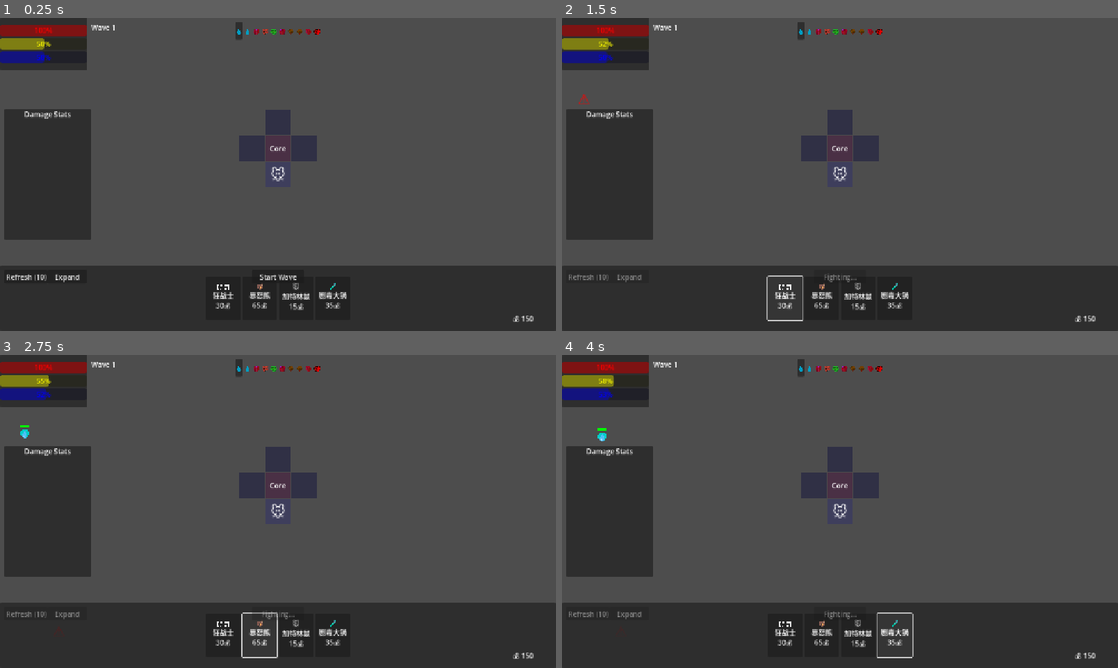
Above: before the commit, frames 1-4 (two rows, left to right).
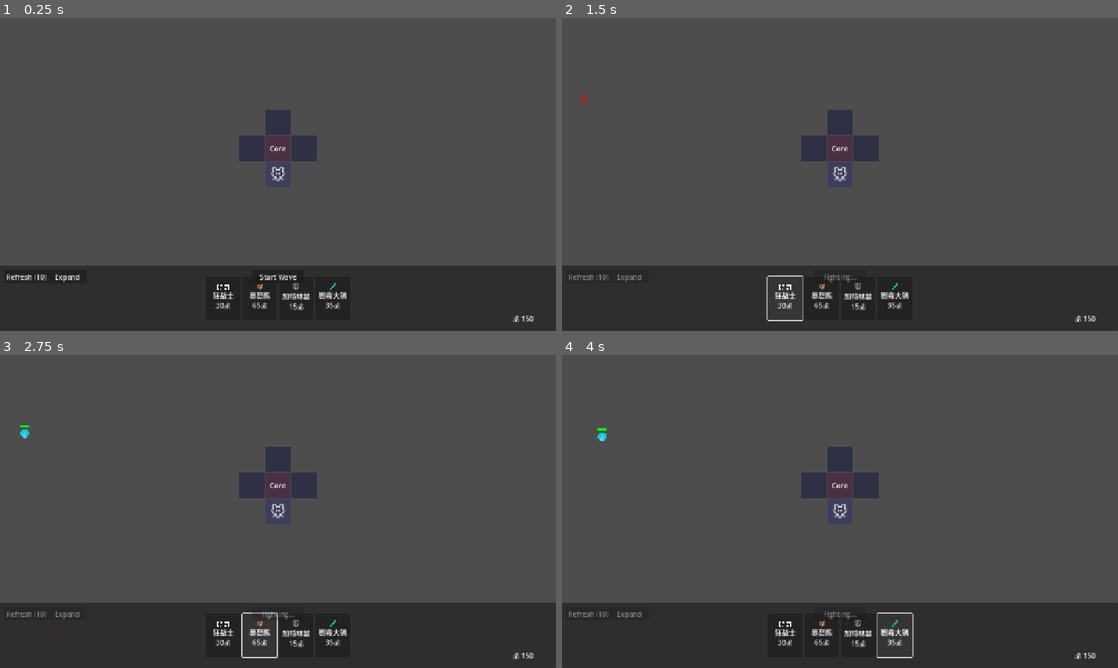
Above: after the commit, the same moments.

Repository: seekerzz/tower-html
Game: Godot game, scene res://src/Scenes/Game/MainGame.tscn
The game is run twice, just before and just after one commit, with the same random seed, the same clock (stepped at 60 frames per second) and the same inputs. The project has no main scene, so this scene is started directly.
Inputs:
- Up to frame 1 (0.25 s): no input
- Up to frame 2 (1.5 s): click "Start Wave" at 0.5 s; click "🗡️ 狂战士 30💰" at 1.25 s
- Up to frame 3 (2.75 s): click "🐻 暴怒熊 65💰" at 2 s
- Up to frame 4 (4 s): click "🐭 加特林鼠 15💰" at 2.75 s; click "🧪 剧毒大锅 35💰" at 3.5 s

The runs differ from the first frame. In frame 1, 9.3% of the frame differs, in the area x 0-58%, y 0-71%; in frame 2, 9.3%; in frame 3, 9.3%; in frame 4, 9.3%.

Commit message:
Implement resource consumption for attacks and skills, and add SkillBar UI.
- Modified GameManager to handle resource checks and consumption.
- Modified Unit.gd to support attack costs (Food/Mana), starvation states, and active skills.
- Modified CombatManager to enforce resource costs before attacks.
- Added SkillBar UI (SkillBar.tscn and SkillBar.gd) to trigger unit skills with Q/W/E/R hotkeys.
- Integrated SkillBar into MainGUI.

Diff:
--- a/src/Autoload/GameManager.gd
+++ b/src/Autoload/GameManager.gd
@@ -89,5 +89,23 @@
 	gold += amount
 	resource_changed.emit()
 
+func check_resource(type: String, amount: float) -> bool:
+	if type == "food":
+		return food >= amount
+	elif type == "mana":
+		return mana >= amount
+	return true
+
+func consume_resource(type: String, amount: float) -> bool:
+	if !check_resource(type, amount): return false
+
+	if type == "food":
+		food -= amount
+	elif type == "mana":
+		mana -= amount
+
+	resource_changed.emit()
+	return true
+
 func spawn_floating_text(pos: Vector2, value: String, color: Color):
 	ftext_spawn_requested.emit(pos, value, color)
--- a/src/Scenes/UI/MainGUI.tscn
+++ b/src/Scenes/UI/MainGUI.tscn
@@ -96,3 +96,5 @@
 grow_horizontal = 2
 text = "Damage Stats"
 horizontal_alignment = 1
+
+[node name="SkillBar" parent="." instance=ExtResource("res://src/Scenes/UI/SkillBar.tscn")]
--- /dev/null
+++ b/src/Scenes/UI/SkillBar.tscn
@@ -0,0 +1,34 @@
+[gd_scene load_steps=2 format=3 uid="uid://skillbarscene"]
+
+[ext_resource type="Script" path="res://src/Scripts/UI/SkillBar.gd" id="1_skillbar"]
+
+[node name="SkillBar" type="Control"]
+layout_mode = 3
+anchors_preset = 12
+anchor_top = 1.0
+anchor_right = 1.0
+anchor_bottom = 1.0
+offset_top = -80.0
+grow_horizontal = 2
+grow_vertical = 0
+mouse_filter = 2
+script = ExtResource("1_skillbar")
+
+[node name="PanelContainer" type="PanelContainer" parent="."]
+layout_mode = 1
+anchors_preset = 7
+anchor_left = 0.5
+anchor_top = 1.0
+anchor_right = 0.5
+anchor_bottom = 1.0
+offset_left = -150.0
+offset_top = -70.0
+offset_right = 150.0
+offset_bottom = -10.0
+grow_horizontal = 2
+grow_vertical = 0
+
+[node name="HBoxContainer" type="HBoxContainer" parent="PanelContainer"]
+layout_mode = 2
+theme_override_constants/separation = 10
+alignment = 1
--- a/src/Scripts/CombatManager.gd
+++ b/src/Scripts/CombatManager.gd
@@ -75,9 +75,35 @@
 func process_unit_combat(unit, tile, delta):
 	if unit.cooldown > 0: return
 
+	# Resource Check
+	var can_afford = true
+
+	if unit.attack_cost_food > 0:
+		if !GameManager.check_resource("food", unit.attack_cost_food):
+			unit.is_starving = true
+			# print("Unit %s is starving (Cost: %s, Food: %s)" % [unit.name, unit.attack_cost_food, GameManager.food])
+			can_afford = false
+		else:
+			unit.is_starving = false
+
+	if unit.attack_cost_mana > 0:
+		if !GameManager.check_resource("mana", unit.attack_cost_mana):
+			unit.is_no_mana = true
+			can_afford = false
+		else:
+			unit.is_no_mana = false
+
+	if !can_afford: return
+
 	# Find target
 	var target = find_nearest_enemy(tile.global_position, unit.range_val)
 	if target:
+		# Consume Resources
+		if unit.attack_cost_food > 0:
+			GameManager.consume_resource("food", unit.attack_cost_food)
+		if unit.attack_cost_mana > 0:
+			GameManager.consume_resource("mana", unit.attack_cost_mana)
+
 		# Attack
 		unit.cooldown = unit.atk_speed
 
--- /dev/null
+++ b/src/Scripts/UI/SkillBar.gd
@@ -0,0 +1,91 @@
+extends Control
+
+@onready var container = $PanelContainer/HBoxContainer
+
+var skill_units = []
+
+func _ready():
+	# Wait for grid to be ready
+	await get_tree().create_timer(0.1).timeout
+	refresh_skills()
+	GameManager.unit_purchased.connect(func(_u): refresh_skills())
+	GameManager.unit_sold.connect(func(_u): refresh_skills())
+
+func refresh_skills():
+	# Clear existing
+	for child in container.get_children():
+		child.queue_free()
+	skill_units.clear()
+
+	if !GameManager.grid_manager: return
+
+	# Scan grid for units with skills
+	var units_with_skills = []
+	for key in GameManager.grid_manager.tiles:
+		var tile = GameManager.grid_manager.tiles[key]
+		if tile.unit and tile.unit.unit_data.has("skill"):
+			units_with_skills.append(tile.unit)
+
+	# Create buttons
+	var hotkeys = ["Q", "W", "E", "R"]
+	for i in range(min(units_with_skills.size(), 4)):
+		var unit = units_with_skills[i]
+		skill_units.append(unit)
+
+		var btn = Button.new()
+		btn.custom_minimum_size = Vector2(60, 60)
+		btn.text = "%s\n%s" % [unit.unit_data.skill.capitalize(), hotkeys[i]]
+		btn.pressed.connect(func(): _on_skill_btn_pressed(unit))
+
+		# Cooldown overlay (using ProgressBar)
+		var cd_bar = TextureProgressBar.new()
+		cd_bar.name = "CD"
+		cd_bar.fill_mode = TextureProgressBar.FILL_CLOCKWISE
+		cd_bar.value = 0
+		cd_bar.max_value = 100
+		cd_bar.step = 0.1
+		cd_bar.modulate = Color(0, 0, 0, 0.5)
+		cd_bar.set_anchors_and_offsets_preset(Control.PRESET_FULL_RECT)
+		# We need a texture for the progress bar to show up
+		var placeholder = PlaceholderTexture2D.new()
+		placeholder.size = Vector2(1,1)
+		cd_bar.texture_progress = placeholder
+
+		btn.add_child(cd_bar)
+		container.add_child(btn)
+
+func _process(_delta):
+	for i in range(skill_units.size()):
+		var unit = skill_units[i]
+		var btn = container.get_child(i)
+		var cd_bar = btn.get_node("CD")
+
+		# Update CD visual
+		if unit.skill_cooldown > 0:
+			var max_cd = unit.unit_data.get("skillCd", 10.0)
+			cd_bar.value = (unit.skill_cooldown / max_cd) * 100
+			btn.disabled = true
+		else:
+			cd_bar.value = 0
+			btn.disabled = false
+
+		# Update Mana visual (disable if no mana)
+		if GameManager.mana < unit.skill_mana_cost:
+			btn.modulate = Color(0.5, 0.5, 0.5)
+		else:
+			btn.modulate = Color.WHITE
+
+func _unhandled_input(event):
+	if event is InputEventKey and event.pressed and !event.echo:
+		var index = -1
+		match event.keycode:
+			KEY_Q: index = 0
+			KEY_W: index = 1
+			KEY_E: index = 2
+			KEY_R: index = 3
+
+		if index != -1 and index < skill_units.size():
+			_on_skill_btn_pressed(skill_units[index])
+
+func _on_skill_btn_pressed(unit):
+	unit.activate_skill()
--- a/src/Scripts/Unit.gd
+++ b/src/Scripts/Unit.gd
@@ -13,6 +13,12 @@
 var damage: float
 var range_val: float
 var atk_speed: float
+var attack_cost_food: float = 0.0
+var attack_cost_mana: float = 0.0
+var skill_mana_cost: float = 30.0
+
+var is_starving: bool = false
+var is_no_mana: bool = false
 
 # Grid / Drag logic
 var grid_pos: Vector2i = Vector2i.ZERO
@@ -30,7 +36,45 @@
 	range_val = unit_data.range
 	atk_speed = unit_data.atk_speed if "atk_speed" in unit_data else unit_data.atkSpeed
 
+	attack_cost_food = unit_data.get("foodCost", 1.0) # Default food cost to 1.0 if not specified to ensure test works or real gameplay consumes food
+	attack_cost_mana = unit_data.get("manaCost", 0.0)
+	skill_mana_cost = unit_data.get("skillCost", 30.0)
+
 	update_visuals()
+
+func activate_skill():
+	if !unit_data.has("skill"): return
+
+	if skill_cooldown > 0:
+		return
+
+	if GameManager.consume_resource("mana", skill_mana_cost):
+		is_no_mana = false
+		skill_cooldown = unit_data.get("skillCd", 10.0)
+
+		# Trigger skill effect
+		var skill_name = unit_data.skill
+		GameManager.spawn_floating_text(global_position, skill_name.capitalize() + "!", Color.CYAN)
+
+		match skill_name:
+			"rage":
+				# Simple effect: temporary visual or logic handled elsewhere
+				pass
+			"stun":
+				pass
+			"firestorm":
+				pass
+			_:
+				pass
+
+		# Visual feedback
+		var tween = create_tween()
+		tween.tween_property($ColorRect, "scale", Vector2(1.2, 1.2), 0.1)
+		tween.tween_property($ColorRect, "scale", Vector2(1.0, 1.0), 0.1)
+
+	else:
+		is_no_mana = true
+		GameManager.spawn_floating_text(global_position, "No Mana!", Color.BLUE)
 
 func update_visuals():
 	$Label.text = unit_data.icon
@@ -59,6 +103,13 @@
 
 	if skill_cooldown > 0:
 		skill_cooldown -= delta
+
+	if is_starving:
+		modulate = Color(0.5, 0.5, 0.5, 1.0)
+	elif is_no_mana and unit_data.has("skill"):
+		modulate = Color(0.7, 0.7, 1.0, 1.0)
+	else:
+		modulate = Color.WHITE
 
 	# Attack Logic (simplified for now, needs Enemy reference)
 	# This will be handled by CombatManager or Unit itself if it has access to enemies
